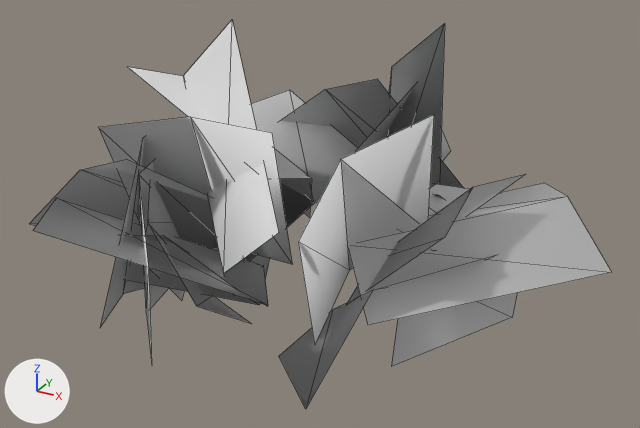
The glTF model game/assets/flora/SM_Azalea_02.glb: old version first, new version second.
One viewpoint serves both versions: a camera (50 mm lens) standing at (1.088, -1.963, 1.273) and looking at (0.016, -0.014, 0.298). The lights are fixed; the arrows at lower left show +X, +Y and +Z. The picture after the commit comes second. Mesh edges are drawn as thin lines.

Names of what the first picture shows: 'SM_Azalea_02'.
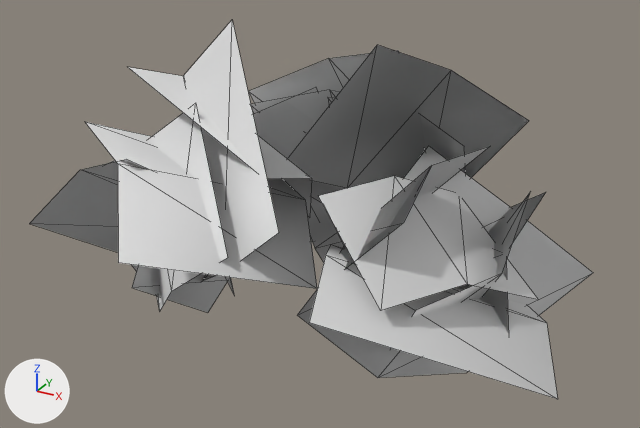
Location of each change, [x1, y1, x2, y2] in pixels of the pictures (640 x 428 px; the box of a moved part takes in the faces that stretch with it):
'SM_Azalea_02', reshaped
    before: [29, 21, 611, 409]
    after: [29, 21, 593, 399]
part 1 of me_sm_azalea_02_001, moved or reshaped
    before: [355, 88, 451, 161]
    after: [309, 216, 344, 262]
part 2 of me_sm_azalea_02_001, moved or reshaped
    before: [348, 183, 611, 325]
    after: [309, 245, 558, 399]
part 3 of me_sm_azalea_02_001, moved or reshaped (not visible before)
    after: [390, 193, 530, 350]
part 4 of me_sm_azalea_02_001, moved or reshaped (mostly hidden afterwards)
    before: [33, 198, 268, 305]
    after: [110, 160, 211, 280]
part 5 of me_sm_azalea_02_001, moved or reshaped (not visible afterwards)
    before: [388, 24, 445, 187]
part 6 of me_sm_azalea_02_001, moved or reshaped
    before: [244, 90, 357, 261]
    after: [328, 98, 466, 174]
part 7 of me_sm_azalea_02_001, moved or reshaped (not visible before)
    after: [251, 90, 340, 120]
part 8 of me_sm_azalea_02_001, moved or reshaped
    before: [100, 137, 145, 327]
    after: [148, 103, 228, 311]
part 9 of me_sm_azalea_02_001, moved or reshaped
    before: [298, 115, 434, 344]
    after: [248, 50, 399, 220]
part 10 of me_sm_azalea_02_001, rebuilt (36% wider, 50% taller)
    before: [279, 255, 496, 409]
    after: [298, 146, 593, 378]
part 11 of me_sm_azalea_02_001, rebuilt
    before: [391, 184, 517, 367]
    after: [456, 192, 546, 334]
part 12 of me_sm_azalea_02_001, rebuilt
    before: [148, 180, 252, 324]
    after: [85, 122, 317, 289]
part 13 of me_sm_azalea_02_001, rebuilt (mostly hidden before)
    before: [145, 224, 184, 300]
    after: [132, 266, 227, 313]
part 14 of me_sm_azalea_02_001, rebuilt
    before: [346, 174, 526, 305]
    after: [340, 146, 490, 269]
part 15 of me_sm_azalea_02_001, deleted
    before: [124, 248, 270, 305]
part 16 of me_sm_azalea_02_001, deleted
    before: [99, 117, 292, 264]
part 17 of me_sm_azalea_02_001, moved or reshaped
    before: [125, 79, 463, 362]
    after: [200, 45, 537, 310]

Diff of the bpy script that builds the scene:
```diff
--- a/game/assets/flora/SM_Azalea_02.glb.py
+++ b/game/assets/flora/SM_Azalea_02.glb.py
@@ me_sm_azalea_02_001 @@
-me_sm_azalea_02_001.from_pydata(...)  # 132 vertices, 88 faces; spans x -0.74..0.8, y -0.65..0.6, z -0.04..0.82
+me_sm_azalea_02_001.from_pydata(...)  # 132 vertices, 88 faces; spans x -0.67..0.77, y -0.63..0.73, z -0.04..0.82
+# me_sm_azalea_02_001 part 1: the loose piece of 6 vertices spanning x 0.03..0.19, y 0.03..0.58, z 0.13..0.67 is multiplied about its middle by the matrix ((0.558, 0.195, 1.021), (0.629, 0.859, -0.508), (-0.828, 0.785, 0.302)), then moved by (-0.09, 0.08, -0.24)
+# me_sm_azalea_02_001 part 2: the loose piece of 6 vertices spanning x 0.05..0.8, y -0.37..0.38, z 0.23..0.42 is multiplied about its middle by the matrix ((0.9, 0.108, 0.376), (-0.228, 0.911, 0.284), (-0.318, -0.347, 0.86)), then moved by (0.0, -0.19, -0.11)
+# me_sm_azalea_02_001 part 3: the loose piece of 6 vertices spanning x -0.07..0.68, y -0.12..0.6, z 0.01..0.32 is multiplied about its middle by the matrix ((0.257, 0.353, 0.595), (0.291, -0.631, 0.248), (0.628, 0.149, -0.359)), then moved by (0.14, -0.32, 0.07)
+# me_sm_azalea_02_001 part 4: the loose piece of 6 vertices spanning x -0.74..0.06, y -0.65..0.02, z -0.03..0.42 is multiplied about its middle by the matrix ((0.723, 0.254, 0.145), (0.241, -0.299, -0.679), (-0.166, 0.674, -0.356)), then moved by (-0.05, 0.25, 0.06)
+# me_sm_azalea_02_001 part 5: the loose piece of 6 vertices spanning x -0.04..0.36, y -0.02..0.52, z 0.15..0.77 is multiplied about its middle by the matrix ((0.844, -0.511, 0.091), (0.282, 0.597, 0.739), (-0.436, -0.604, 0.654)), then moved by (-0.14, 0.17, -0.2)
+# me_sm_azalea_02_001 part 6: the loose piece of 6 vertices spanning x -0.6..0.09, y -0.14..0.47, z 0.15..0.48 is multiplied about its middle by the matrix ((-0.46, -0.805, -0.169), (0.41, -0.393, 0.753), (-0.714, 0.294, 0.542)), then moved by (0.38, 0.13, -0.02)
+# me_sm_azalea_02_001 part 7: the loose piece of 6 vertices spanning x -0.09..0.33, y 0.18..0.45, z 0.03..0.34 is multiplied about its middle by the matrix ((0.16, 0.662, -1.131), (-0.589, 1.054, 0.534), (1.17, 0.44, 0.423)), then moved by (-0.23, 0.06, 0.12)
+# me_sm_azalea_02_001 part 8: the loose piece of 6 vertices spanning x -0.45..-0.25, y -0.53..0.07, z 0.0..0.59 is multiplied about its middle by the matrix ((0.421, -0.614, -0.369), (0.716, 0.376, 0.19), (0.027, -0.414, 0.72)), then moved by (0.07, -0.03, 0.04)
+# me_sm_azalea_02_001 part 9: the loose piece of 6 vertices spanning x 0.16..0.39, y -0.55..0.06, z 0.1..0.68 is multiplied about its middle by the matrix ((0.393, 1.088, 0.093), (-1.091, 0.39, 0.054), (0.019, -0.105, 1.155)), then moved by (-0.32, 0.57, -0.01)
+# me_sm_azalea_02_001 part 10: the loose piece of 6 vertices spanning x 0.01..0.57, y -0.6..0.19, z -0.04..0.38 is rebuilt with 6 vertices and now spans x 0.01..0.7, y -0.19..0.29, z -0.04..0.46
+# me_sm_azalea_02_001 part 11: the loose piece of 6 vertices spanning x 0.19..0.49, y -0.18..0.49, z -0.04..0.42 is rebuilt with 6 vertices and now spans x 0.26..0.62, y -0.21..0.27, z -0.04..0.43
+# me_sm_azalea_02_001 part 12: the loose piece of 6 vertices spanning x -0.43..-0.04, y -0.51..0.12, z -0.04..0.55 is rebuilt with 6 vertices and now spans x -0.51..0.12, y -0.63..0.11, z 0.19..0.56
+# me_sm_azalea_02_001 part 13: the loose piece of 6 vertices spanning x -0.44..-0.29, y -0.39..0.19, z -0.04..0.53 is rebuilt with 6 vertices and now spans x -0.36..-0.29, y -0.45..0.27, z -0.04..0.5
+# me_sm_azalea_02_001 part 14: the loose piece of 6 vertices spanning x 0.21..0.57, y -0.35..0.07, z 0.19..0.53 is rebuilt with 6 vertices and now spans x 0.14..0.47, y -0.36..0.1, z 0.22..0.57
+# me_sm_azalea_02_001 part 15: the loose piece of 6 vertices spanning x -0.6..-0.09, y -0.34..0.18, z 0.06..0.2 is deleted
+# me_sm_azalea_02_001 part 16: the loose piece of 6 vertices spanning x -0.39..0.06, y -0.45..-0.12, z 0.17..0.64 is deleted
+# me_sm_azalea_02_001 part 17: 18 vertices removed from x -0.59..0.38, y -0.6..0.57, z -0.04..0.63; 30 vertices added at x -0.52..0.65, y -0.42..0.64, z -0.04..0.77
 me_sm_azalea_02_001.materials.append(mat_x_leaf)
```
